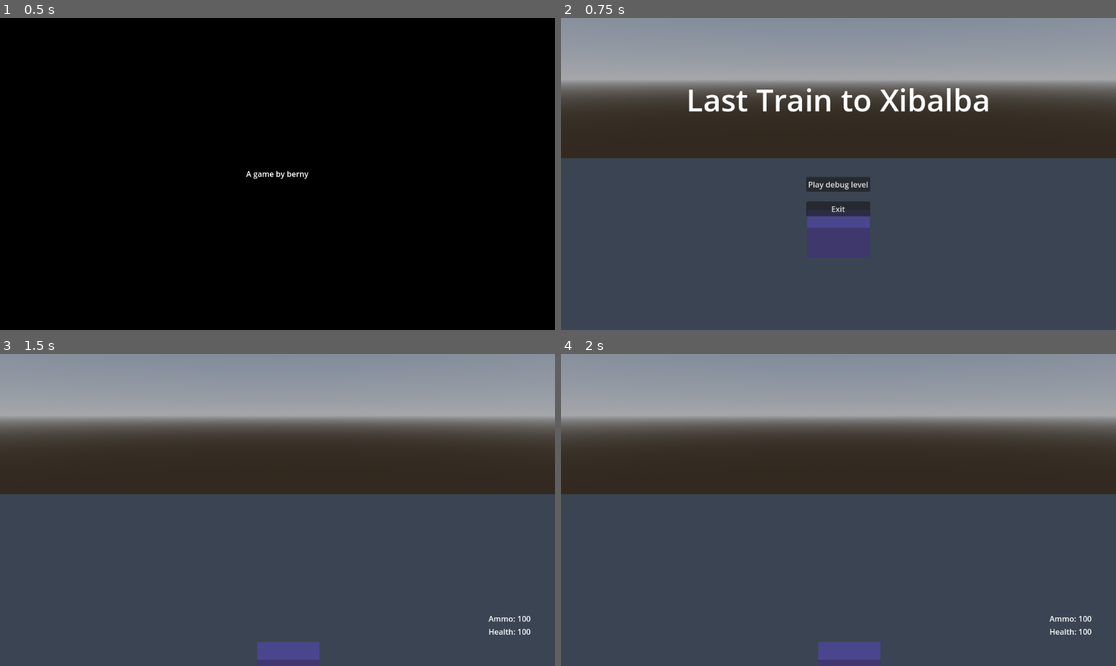
Above: before the commit, frames 1-4 (two rows, left to right).
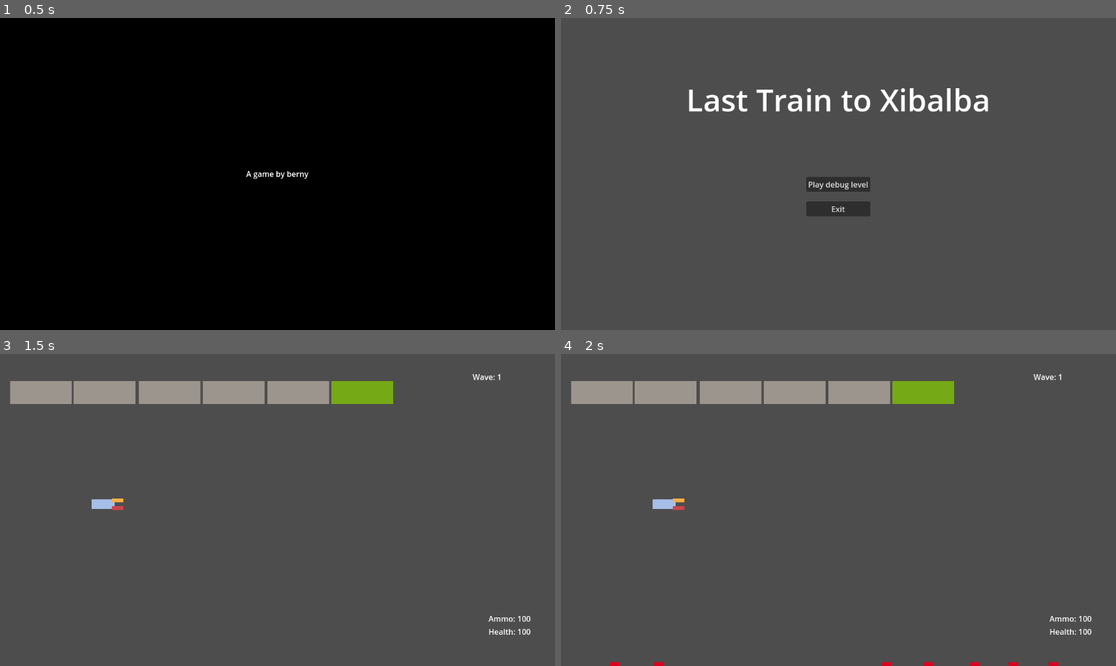
Above: after the commit, the same moments.

Repository: imberny/last-train-to-xibalba
Game: Godot game, scene res://src/main.tscn
Two runs of this game, one before a commit and one after it. Both use one fixed random seed, a clock stepped at 60 frames per second and the inputs below.
Inputs:
- Up to frame 1 (0.5 s): no input
- Up to frame 2 (0.75 s): tap Enter (ui_accept) at 0.5 s; hold Right (move_right) from 0.53 s (still down); tap F (flip_around) at 0.6 s
- Up to frame 3 (1.5 s): tap Enter (ui_accept) at 0.77 s; release Right (move_right) at 1.25 s; click "Play debug level" at 1.25 s
- Up to frame 4 (2 s): no input

Frame 1 is identical in both runs. In frame 2, 42% of the frame differs, in the area x 0-100%, y 0-77%; in frame 3, 39%; in frame 4, 39%.

Commit message:
Rework waves

Diff:
--- a/src/components/velocity/velocity.gd
+++ b/src/components/velocity/velocity.gd
@@ -2,6 +2,13 @@
 
 @export var max_speed := 40
 @export var acceleration := 5.0
+
+var x: float:
+	get:
+		return _velocity.x
+var y: float:
+	get:
+		return _velocity.y
 
 var _velocity: Vector2
 
--- /dev/null
+++ b/src/const.gd
@@ -0,0 +1,8 @@
+class_name Const
+
+enum Region {
+	DESERT,
+	MOUNTAINS,
+	VALLEY,
+	BADLANDS,
+}
--- a/src/entities/enemy_raider/enemy_raider.gd
+++ b/src/entities/enemy_raider/enemy_raider.gd
@@ -90,7 +90,7 @@
 		_times_shot += 1
 		_shoot()
 
-	if 3 == _times_shot:
+	if 2 == _times_shot:
 		_state_machine.transition_to(State.THINKING)
 
 
@@ -99,6 +99,8 @@
 	var player := GameService.get_player()
 	if player:
 		dir = global_position.direction_to(player.global_position)
+	var spread := deg_to_rad(3.0)
+	dir = dir.rotated(randf_range(-spread, spread))
 	var bullet: Node2D = _bullet_scene.instantiate()
 	bullet.global_transform = global_transform
 	GameService.get_level().add_child(bullet)
--- a/src/entities/enemy_raider/enemy_raider.tscn
+++ b/src/entities/enemy_raider/enemy_raider.tscn
@@ -38,6 +38,7 @@
 shape = SubResource("CircleShape2D_10e8t")
 
 [node name="StateLabel" type="Label" parent="."]
+visible = false
 offset_left = -18.0
 offset_top = -33.0
 offset_right = 22.0
--- a/src/entities/player_vehicle_2d/player_vehicle_2d.gd
+++ b/src/entities/player_vehicle_2d/player_vehicle_2d.gd
@@ -8,9 +8,15 @@
 @onready var _anim_tree: AnimationTree = $AnimationTree
 @onready var _playback: AnimationNodeStateMachinePlayback = _anim_tree["parameters/playback"]
 
+var _is_flipped := false
 
-func _process(_delta: float) -> void:
+
+func _process(delta: float) -> void:
 	%HealthCount.text = str($Health._hitpoints)
+	var target_rotation: float = _velocity.y * deg_to_rad(15.0) / _velocity.max_speed
+	if _is_flipped:
+		target_rotation += PI
+	rotation = lerpf(rotation, target_rotation, delta * 15.0)
 
 
 func move(motion: Vector2, delta: float) -> void:
@@ -35,7 +41,7 @@
 func flip_around() -> void:
 	# https://github.com/godotengine/godot/issues/17405
 	# https://forum.godotengine.org/t/why-my-character-scale-keep-changing/13909/5
-	rotation = wrapf(rotation + PI, -PI, PI)
+	_is_flipped = !_is_flipped
 
 
 func primary_pull_trigger() -> void:
--- a/src/level_container.gd
+++ b/src/level_container.gd
@@ -12,6 +12,7 @@
 	add_child(_current_level)
 
 	_current_level.back_to_main_menu.connect(_on_current_level_back_to_main_menu)
+	_current_level.completed.connect(_on_current_level_completed)
 
 
 func exit_level() -> void:
@@ -25,3 +26,7 @@
 
 func _on_current_level_back_to_main_menu() -> void:
 	back_to_main_menu.emit()
+
+
+func _on_current_level_completed() -> void:
+	back_to_main_menu.emit()
--- a/src/levels/debug_level.tscn
+++ b/src/levels/debug_level.tscn
@@ -1,23 +1,13 @@
-[gd_scene load_steps=12 format=3 uid="uid://cckmqmn6mbhtl"]
+[gd_scene load_steps=10 format=3 uid="uid://cckmqmn6mbhtl"]
 
 [ext_resource type="PackedScene" uid="uid://c1wbi2kt7221i" path="res://src/entities/player_vehicle_2d/player_vehicle_2d.tscn" id="1_h7xki"]
 [ext_resource type="PackedScene" uid="uid://02n7xapox2w5" path="res://src/input/player_input_controller/player_input_controller.tscn" id="1_hs2m2"]
 [ext_resource type="Script" uid="uid://lygoeib4pkc3" path="res://src/levels/level.gd" id="1_ijpmm"]
 [ext_resource type="PackedScene" uid="uid://cso6cttn5l4m0" path="res://src/managers/wave_manager/wave_manager.tscn" id="2_rprlp"]
-[ext_resource type="Script" uid="uid://biehkyjt7fewg" path="res://src/resources/waves/wave_definition.gd" id="3_4cgw3"]
+[ext_resource type="Resource" uid="uid://d10wjvv65082t" path="res://src/resources/waves/basic_raider_wave.tres" id="3_b1pne"]
 [ext_resource type="PackedScene" uid="uid://484piapv22pv" path="res://src/camera/game_camera_2d/game_camera_2d.tscn" id="3_gx72n"]
-[ext_resource type="PackedScene" uid="uid://b5lsuh120g6h7" path="res://src/entities/enemy_raider/enemy_raider.tscn" id="4_pq22j"]
 [ext_resource type="PackedScene" uid="uid://d1gqsdw8lt5b8" path="res://src/components/square_2d/square_2d.tscn" id="6_mjrdq"]
-
-[sub_resource type="Resource" id="Resource_014tj"]
-script = ExtResource("3_4cgw3")
-enemy_scenes = Array[PackedScene]([ExtResource("4_pq22j"), ExtResource("4_pq22j"), ExtResource("4_pq22j"), ExtResource("4_pq22j"), ExtResource("4_pq22j"), ExtResource("4_pq22j"), ExtResource("4_pq22j"), ExtResource("4_pq22j"), ExtResource("4_pq22j"), ExtResource("4_pq22j"), ExtResource("4_pq22j")])
-metadata/_custom_type_script = "uid://biehkyjt7fewg"
-
-[sub_resource type="Resource" id="Resource_rprlp"]
-script = ExtResource("3_4cgw3")
-enemy_scenes = Array[PackedScene]([ExtResource("4_pq22j"), ExtResource("4_pq22j"), ExtResource("4_pq22j"), ExtResource("4_pq22j"), ExtResource("4_pq22j"), ExtResource("4_pq22j"), ExtResource("4_pq22j"), ExtResource("4_pq22j"), ExtResource("4_pq22j"), ExtResource("4_pq22j"), ExtResource("4_pq22j"), ExtResource("4_pq22j"), ExtResource("4_pq22j"), ExtResource("4_pq22j"), ExtResource("4_pq22j")])
-metadata/_custom_type_script = "uid://biehkyjt7fewg"
+[ext_resource type="Script" uid="uid://ml6hcw4flrxa" path="res://src/ui/auto_label.gd" id="8_rprlp"]
 
 [sub_resource type="RectangleShape2D" id="RectangleShape2D_gx72n"]
 size = Vector2(137, 1538)
@@ -26,7 +16,7 @@
 script = ExtResource("1_ijpmm")
 
 [node name="WaveManager" parent="." node_paths=PackedStringArray("_spawners") instance=ExtResource("2_rprlp")]
-_waves = Array[ExtResource("3_4cgw3")]([SubResource("Resource_014tj"), SubResource("Resource_rprlp")])
+_wave_definition = ExtResource("3_b1pne")
 _spawners = [NodePath("../EnemySpawner1"), NodePath("../EnemySpawner2"), NodePath("../EnemySpawner3"), NodePath("../EnemySpawner4"), NodePath("../EnemySpawner5"), NodePath("../EnemySpawner6"), NodePath("../EnemySpawner7"), NodePath("../EnemySpawner8"), NodePath("../EnemySpawner9")]
 
 [node name="PlayerInputController" parent="." instance=ExtResource("1_hs2m2")]
@@ -137,3 +127,24 @@
 [node name="EnemySpawner9" type="Marker2D" parent="."]
 position = Vector2(1022, 715)
 rotation = 3.14159
+
+[node name="HBoxContainer" type="HBoxContainer" parent="."]
+anchors_preset = -1
+anchor_left = 0.852
+anchor_right = 1.0
+anchor_bottom = 0.147
+offset_left = -0.504089
+offset_bottom = -0.255997
+grow_horizontal = 0
+
+[node name="Label" type="Label" parent="HBoxContainer"]
+layout_mode = 2
+text = "Wave:"
+
+[node name="AutoLabel" type="Label" parent="HBoxContainer" node_paths=PackedStringArray("_target")]
+layout_mode = 2
+script = ExtResource("8_rprlp")
+_target = NodePath("../../WaveManager")
+_property_path = &"_wave_index"
+metadata/_custom_type_script = "uid://ml6hcw4flrxa"
+metadata/_edit_use_anchors_ = true
--- a/src/levels/level.gd
+++ b/src/levels/level.gd
@@ -1,6 +1,7 @@
 class_name Level extends Node
 
 signal back_to_main_menu
+signal completed
 
 @onready var _wave_manager: WaveManager = $WaveManager
 
@@ -24,4 +25,4 @@
 
 
 func _on_wave_manager_finished() -> void:
-	quit_to_main_menu()
+	completed.emit()
--- a/src/main.tscn
+++ b/src/main.tscn
@@ -46,7 +46,7 @@
 [node name="SubViewport" type="SubViewport" parent="Viewport3DContainer"]
 handle_input_locally = false
 size = Vector2i(1152, 648)
-render_target_update_mode = 4
+render_target_update_mode = 0
 
 [node name="Camera3D" type="Camera3D" parent="Viewport3DContainer/SubViewport"]
 transform = Transform3D(1, 0, 0, 0, 0.956996, 0.290101, 0, -0.290101, 0.956996, 0, 1.01235, 2.51319)
--- a/src/managers/wave_manager/wave_manager.gd
+++ b/src/managers/wave_manager/wave_manager.gd
@@ -2,7 +2,7 @@
 
 signal finished
 
-@export var _waves: Array[WaveDefinition]
+@export var _wave_definition: WaveDefinition
 @export var _spawners: Array[Node2D]
 
 var _wave_index := 0
@@ -14,18 +14,24 @@
 
 
 func start_next_wave() -> void:
-	if len(_waves) <= _wave_index:
+	if _wave_definition.num_waves <= _wave_index:
 		finished.emit()
 		return
 
-	var wave_def := _waves[_wave_index]
+	var candidates := _wave_definition.enemy_definitions.filter(
+		func(def: EnemyDefinition): return _wave_index >= def.difficulty
+	)
 
-	for scene in wave_def.enemy_scenes:
-		var enemy: Node2D = scene.instantiate()
-		enemy.global_transform = _spawners.pick_random().global_transform
-		add_child(enemy)
-		_enemy_count += 1
-		enemy.tree_exited.connect(_on_enemy_tree_exited)
+	for enemy_definition in candidates:
+		enemy_definition = enemy_definition as EnemyDefinition
+		var num_instances: int = 1 + (8 - enemy_definition.difficulty) + _wave_index / 3
+		num_instances = max(num_instances, 1)
+		for _i in num_instances:
+			var enemy: Node2D = enemy_definition.scene.instantiate()
+			enemy.global_transform = _spawners.pick_random().global_transform
+			add_child(enemy)
+			_enemy_count += 1
+			enemy.tree_exited.connect(_on_enemy_tree_exited)
 
 	_wave_index += 1
 
--- a/src/projectiles/bullets_2d/player_bullet_2d.tscn
+++ b/src/projectiles/bullets_2d/player_bullet_2d.tscn
@@ -20,7 +20,7 @@
 
 [node name="Bullet2D" type="Node2D"]
 script = ExtResource("1_eeuri")
-_speed = 600.0
+_speed = 1000.0
 
 [node name="Sprite2D" type="Sprite2D" parent="."]
 texture = SubResource("GradientTexture2D_hv2jr")
--- /dev/null
+++ b/src/resources/enemies/enemy_raider_definition.tres
@@ -0,0 +1,10 @@
+[gd_resource type="Resource" script_class="EnemyDefinition" load_steps=3 format=3 uid="uid://ciu6cp5gxfko7"]
+
+[ext_resource type="Script" uid="uid://0wuqaryxn8dj" path="res://src/resources/enemy_definition.gd" id="1_1ebhg"]
+[ext_resource type="PackedScene" uid="uid://b5lsuh120g6h7" path="res://src/entities/enemy_raider/enemy_raider.tscn" id="1_78dv5"]
+
+[resource]
+script = ExtResource("1_1ebhg")
+scene = ExtResource("1_78dv5")
+difficulty = 0
+metadata/_custom_type_script = "uid://0wuqaryxn8dj"
--- /dev/null
+++ b/src/resources/enemy_definition.gd
@@ -0,0 +1,4 @@
+class_name EnemyDefinition extends Resource
+
+@export var scene: PackedScene
+@export var difficulty := 1
--- /dev/null
+++ b/src/resources/wave_definition.gd
@@ -0,0 +1,5 @@
+class_name WaveDefinition extends Resource
+
+@export var enemy_definitions: Array[EnemyDefinition]
+@export var num_waves := 10
+@export var difficulty := 0
--- /dev/null
+++ b/src/resources/waves/basic_raider_wave.tres
@@ -0,0 +1,12 @@
+[gd_resource type="Resource" script_class="WaveDefinition" load_steps=4 format=3 uid="uid://d10wjvv65082t"]
+
+[ext_resource type="Script" uid="uid://0wuqaryxn8dj" path="res://src/resources/enemy_definition.gd" id="1_g0cgw"]
+[ext_resource type="Resource" uid="uid://ciu6cp5gxfko7" path="res://src/resources/enemies/enemy_raider_definition.tres" id="2_pygr7"]
+[ext_resource type="Script" uid="uid://biehkyjt7fewg" path="res://src/resources/wave_definition.gd" id="3_nwdq7"]
+
+[resource]
+script = ExtResource("3_nwdq7")
+enemy_definitions = Array[ExtResource("1_g0cgw")]([ExtResource("2_pygr7")])
+num_waves = 8
+difficulty = 0
+metadata/_custom_type_script = "uid://biehkyjt7fewg"
--- a/src/resources/waves/wave_definition.gd
+++ /dev/null
@@ -1,3 +0,0 @@
-class_name WaveDefinition extends Resource
-
-@export var enemy_scenes: Array[PackedScene]
--- /dev/null
+++ b/src/ui/auto_label.gd
@@ -0,0 +1,8 @@
+class_name AutoLabel extends Label
+
+@export var _target: Node
+@export var _property_path: StringName
+
+
+func _process(_delta: float) -> void:
+	text = str(_target[_property_path])
Not shown, added: src/const.gd.uid
Not shown: 1 places in src/main.tscn that only renumber resources
Not shown, added: src/resources/enemy_definition.gd.uid
Renamed: src/resources/waves/wave_definition.gd.uid -> src/resources/wave_definition.gd.uid
Not shown, added: src/ui/auto_label.gd.uid
